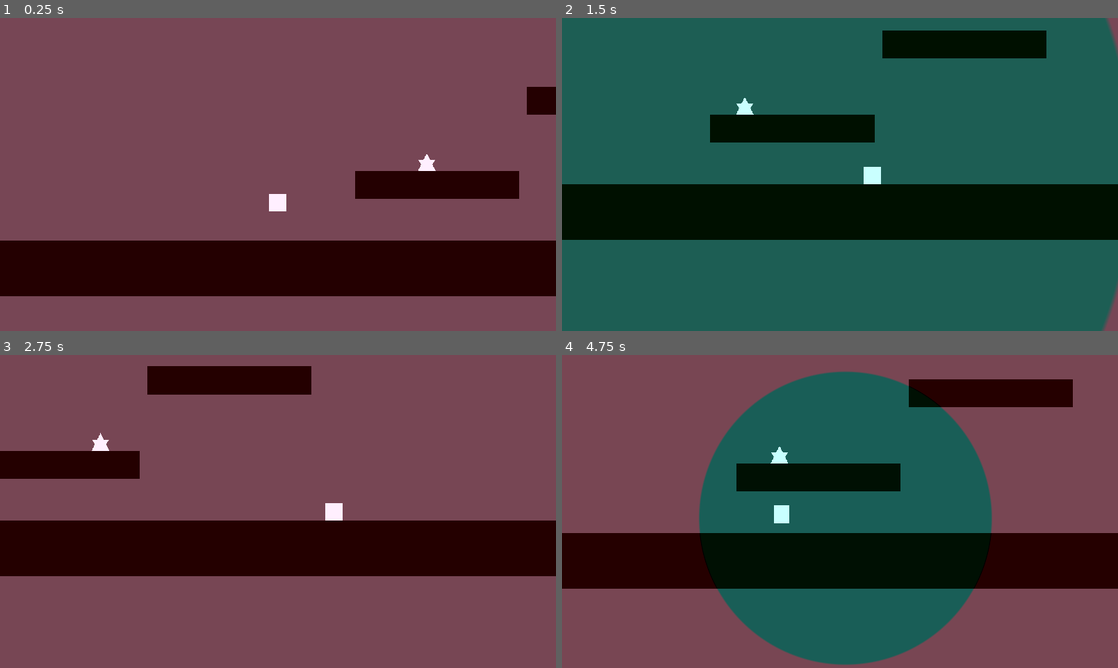
Above: before the commit, frames 1-4 (two rows, left to right).
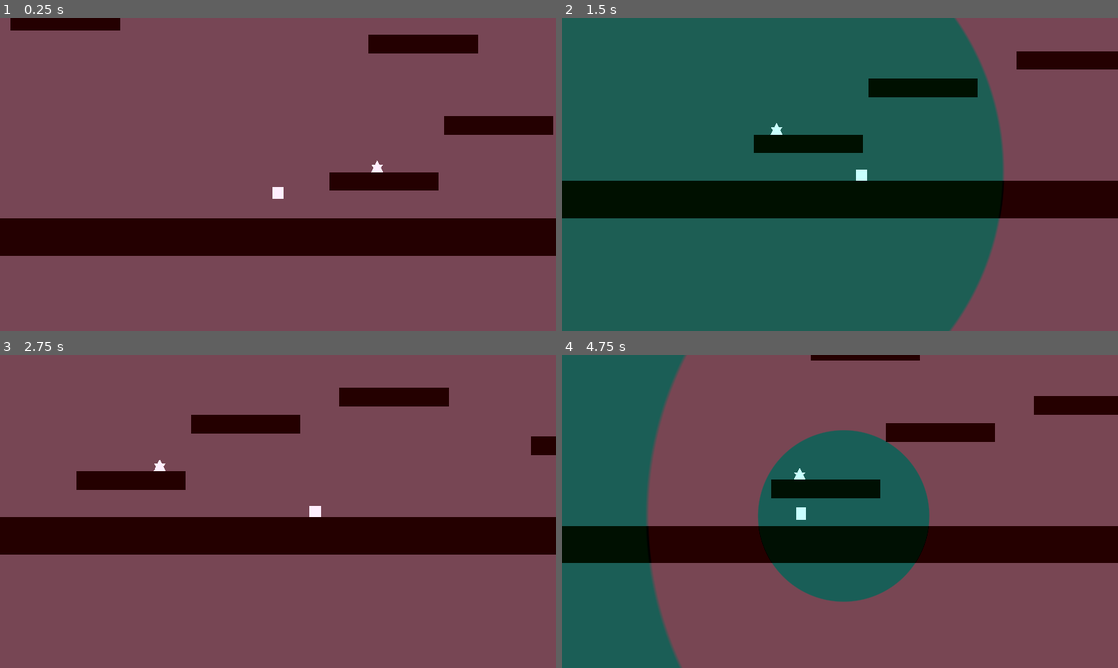
Above: after the commit, the same moments.

Repository: noc7c9/dye-dont-die
Game: Godot game, scene res://Main.tscn
Same seed, same stepped clock (60 frames per second), same inputs: the game is played once before the commit and once after it.
Inputs:
- Up to frame 1 (0.25 s): no input
- Up to frame 2 (1.5 s): hold Right (move_right) 0.53-1.28 s; hold Shift 0.53-1.28 s; tap Space (jump) at 0.77 s; hold S from 1.28 s (still down); tap Shift at 1.35 s
- Up to frame 3 (2.75 s): tap Space (jump) at 1.52 s; release S at 2.03 s; hold Right (move_right) from 2.03 s (still down); hold Shift from 2.03 s (still down)
- Up to frame 4 (4.75 s): release Right (move_right) at 2.78 s; release Shift at 2.78 s; hold W 2.78-3.53 s; tap Shift at 2.85, 4.35 s; tap Space (jump) at 3.02, 3.77, 4.52 s; hold Shift 3.53-4.28 s; hold Left (move_left) from 3.53 s (still down)

The runs differ from the first frame. In frame 1, 26% of the frame differs, in the area x 0-100%, y 0-89%; in frame 2, 35%; in frame 3, 17%; in frame 4, 55%, in the area x 0-100%, y 0-100%.

Commit message:
Change zoom level

Diff:
--- a/Main.tscn
+++ b/Main.tscn
@@ -29,6 +29,7 @@
 
 [node name="Camera2D" type="Camera2D" parent="Player"]
 current = true
+zoom = Vector2( 1.5, 1.5 )
 smoothing_enabled = true
 
 [node name="floor" parent="." instance=ExtResource( 5 )]
--- a/src/ColorBubbleManager/ColorBubble.gd
+++ b/src/ColorBubbleManager/ColorBubble.gd
@@ -2,13 +2,9 @@
 
 extends Sprite
 
-var start_velocity: float = 1500
-var end_velocity: float = 500
-var deceleration: float = 250
-
+const VELOCITY = 1250.0
 const SCALE_PLAYER_BUFFER = 50.0
 
-var velocity: float = start_velocity
 var hue: float = 0;
 
 onready var player = GameManager.get_player()
@@ -18,10 +14,7 @@
     scale.y = 0
 
 func _process(delta):
-    scale.x += velocity * delta
-
-    velocity = clamp(velocity - deceleration * delta, end_velocity,
-            start_velocity)
+    scale.x += VELOCITY * delta
 
     # keep the player inside the bubble
     var dist = get_player_dist_from_center()
--- a/src/ColorBubbleManager/ColorBubbleManager.gd
+++ b/src/ColorBubbleManager/ColorBubbleManager.gd
@@ -7,8 +7,8 @@
 onready var player = GameManager.get_player()
 onready var background = $Background;
 
-const BUBBLE_SCALE_CUTOFF = 2000
-const BUBBLE_PLAYER_EDGE_MIN_DIST = 800
+const BUBBLE_SCALE_CUTOFF = 3000
+const BUBBLE_PLAYER_EDGE_MIN_DIST = 1200
 
 var bubbles: Array = []
 
